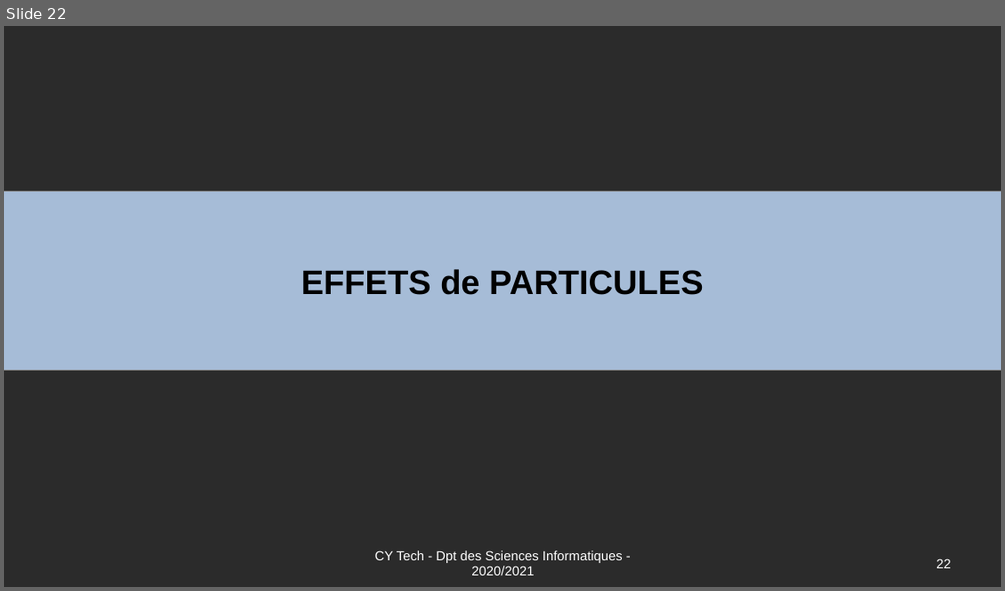
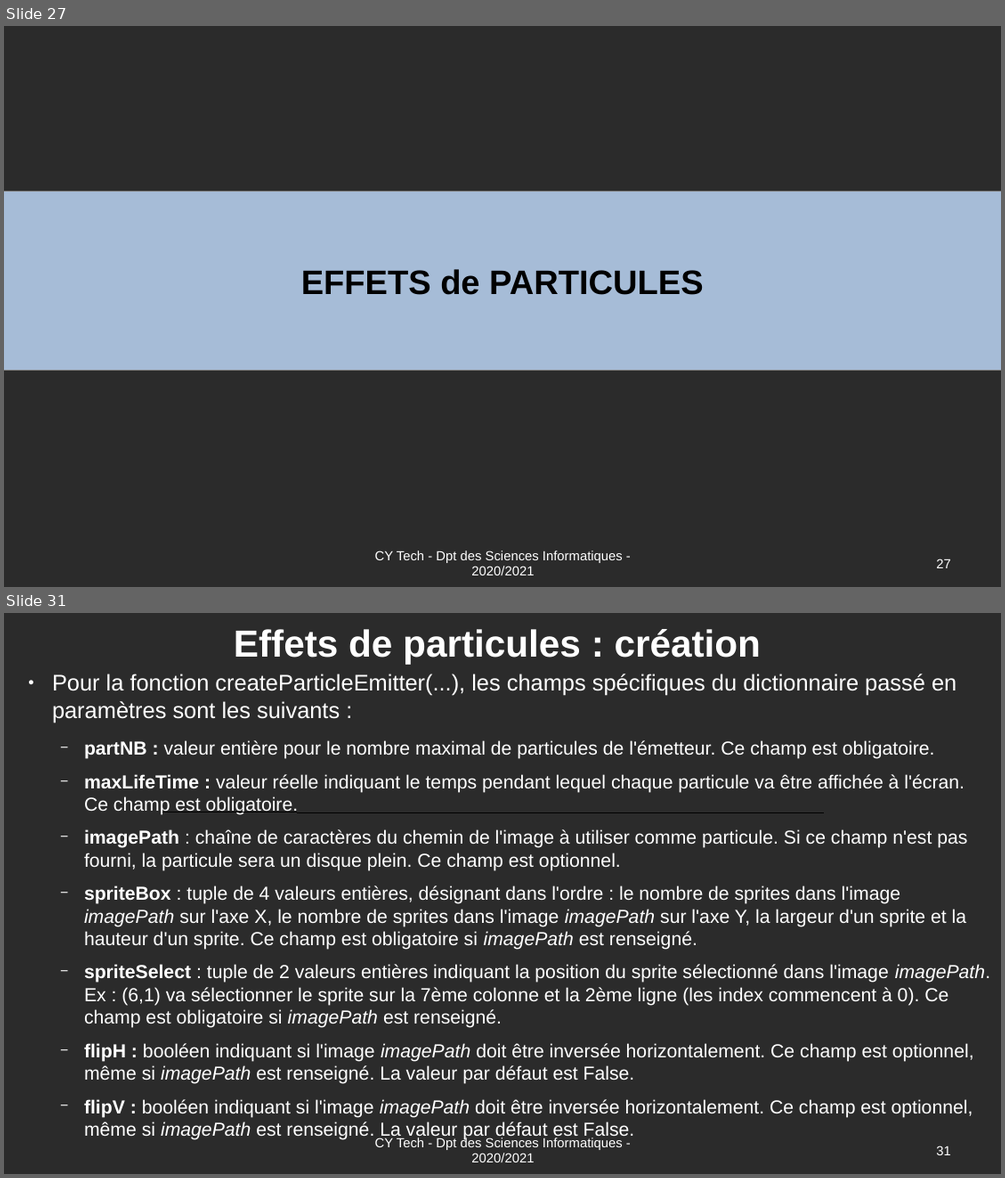
Before and after one commit to Romuald78/pyArcade, a slide deck: doc/UE_Libre_Jeu_Arcade_Documentation.odp. Shown one above the other, each under a label of ours: slide 22 before the commit, slides 27 and 31 after it; the slides between them are not shown. The pictures are 1005x591 and 1005x1178 pixels, drawn with LibreOffice and Linux fonts; fonts in the diff are those of the drawing; background and template pictures are left out; a plain dark background stands for a picture behind light text. Boxes give left, top, right and bottom in pixels: in the first picture for what was removed or moved away, otherwise in the second. Text is boxed around its words. In the diff, an @@ line names an element or a change of style, - is before the commit and + after.

```diff
--- a/doc/UE_Libre_Jeu_Arcade_Documentation.odp
+++ b/doc/UE_Libre_Jeu_Arcade_Documentation.odp
@@ slide 31 added at (4,613,1001,1174), background picture (left out) @@
@@ title added at (234,629,760,664), 40 pt, text #FFFFFF, bold @@
+Effets de particules : création
@@ text added at (52,701,990,1140), 20 pt, text #FFFFFF @@
+● Pour la fonction createParticleEmitter(...), les champs spécifiques du dictionnaire passé en paramètres sont les suivants :
+  − partNB : valeur entière pour le nombre maximal de particules de l'émetteur. Ce champ est obligatoire.
+  − maxLifeTime : valeur réelle indiquant le temps pendant lequel chaque particule va être affichée à l'écran. Ce champ est obligatoire.
+  − imagePath : chaîne de caractères du chemin de l'image à utiliser comme particule. Si ce champ n'est pas fourni, la particule sera un disque plein. Ce champ est optionnel.
+  − spriteBox : tuple de 4 valeurs entières, désignant dans l'ordre : le nombre de sprites dans l'image imagePath sur l'axe X, le nombre de sprites dans l'image imagePath sur l'axe Y, la largeur d'un sprite et la hauteur d'un sprite. Ce champ est obligatoire si imagePath est renseigné.
+  − spriteSelect : tuple de 2 valeurs entières indiquant la position du sprite sélectionné dans l'image imagePath. Ex : (6,1) va sélectionner le sprite sur la 7ème colonne et la 2ème ligne (les index commencent à 0). Ce champ est obligatoire si imagePath est renseigné.
+  − flipH : booléen indiquant si l'image imagePath doit être inversée horizontalement. Ce champ est optionnel, même si imagePath est renseigné. La valeur par défaut est False.
+  − flipV : booléen indiquant si l'image imagePath doit être inversée horizontalement. Ce champ est optionnel, même si imagePath est renseigné. La valeur par défaut est False.
@@ line added from (162, 812) to (823, 813), #000000 0 pt @@
@@ text added at (375,1136,623,1162), 14 pt, text #FFFFFF @@
+CY Tech - Dpt des Sciences Informatiques - 2020/2021
@@ page number added at (936,1145,950,1155), 14 pt, text #FFFFFF @@
+31
@@ what was slide 22 is now slide 27 @@
@@ page number at (936,558,950,568): text changed @@
-22
+27
```
Also in this commit, not shown: 5 slides changed, 6 other slides added, 2 other files.
